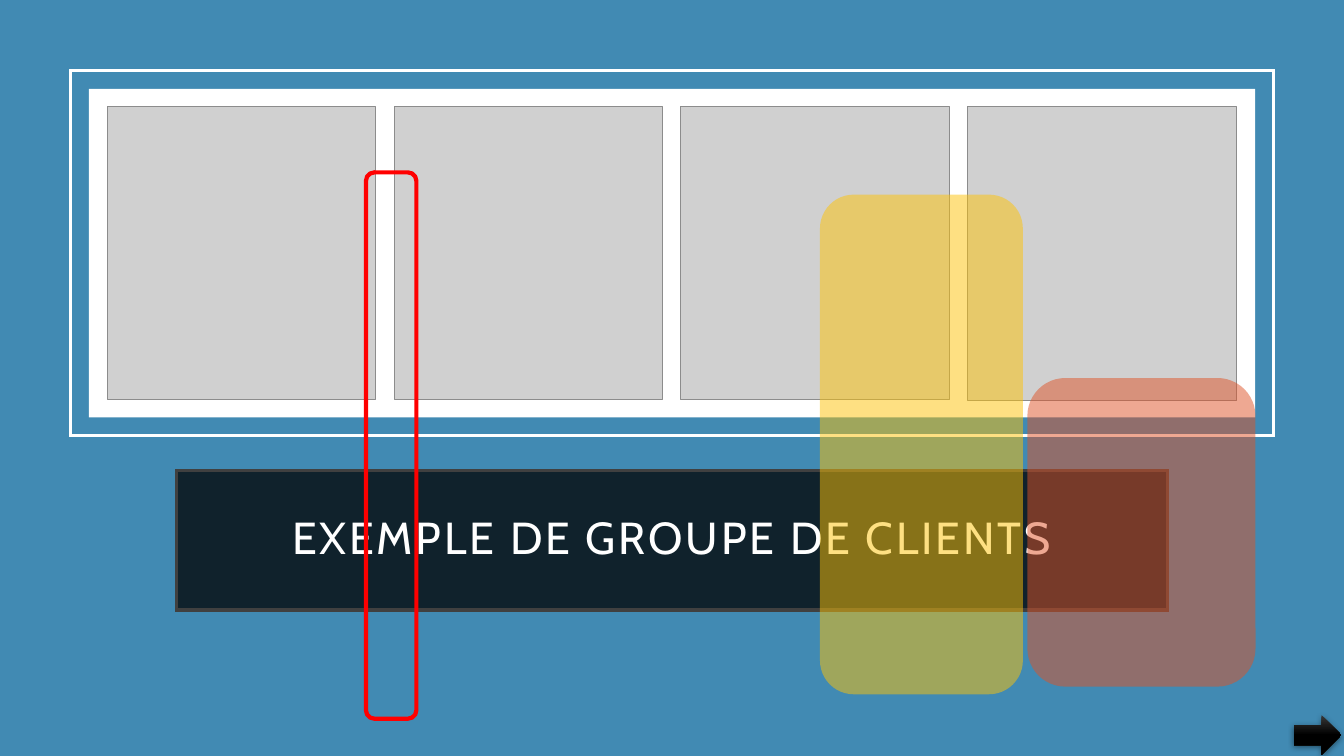
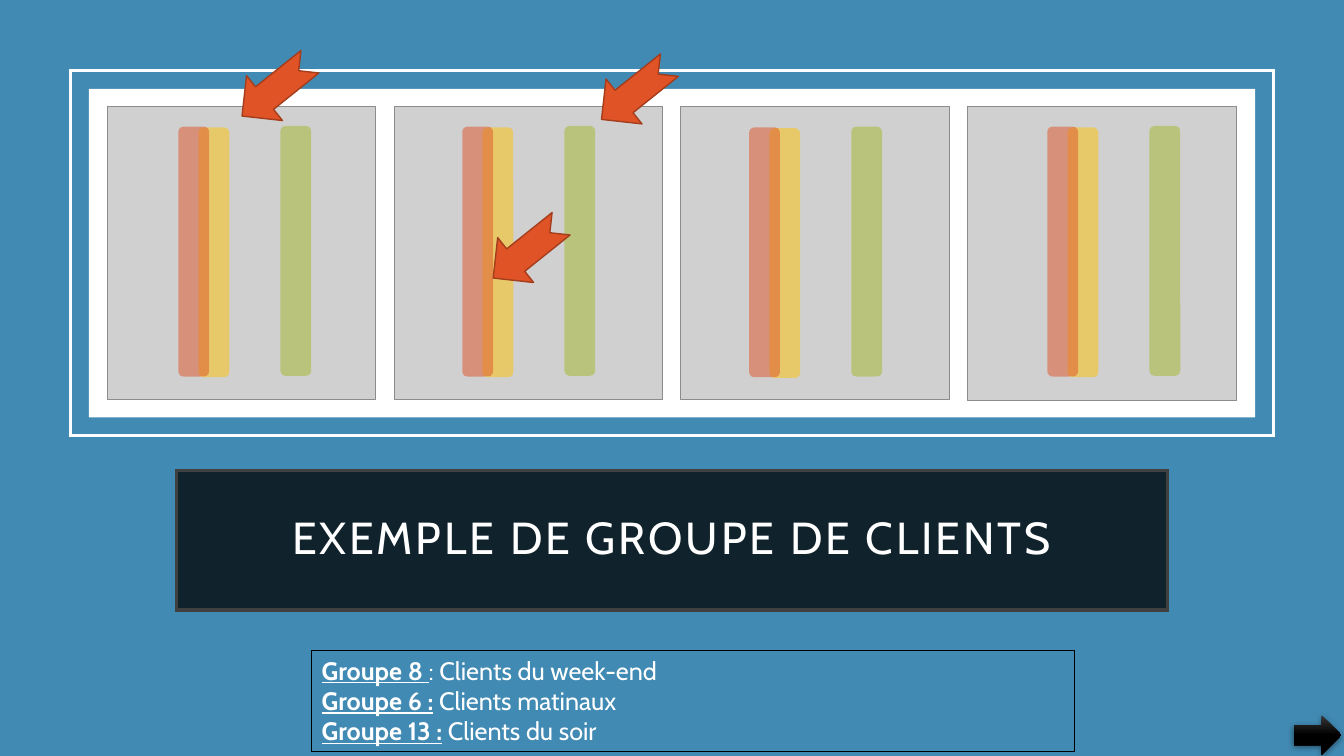
Before and after one commit to pfroide/python, a slide deck: slide 20 of Projet_5/p5.pptx. Drawn at 1344x756 pixels with LibreOffice and Linux fonts; fonts in the diff are those of the drawing; grey boxes stand for pictures. Boxes give left, top, right and bottom in pixels: in the first picture for what was removed or moved away, otherwise in the second. Text is boxed around its words. In the diff, an @@ line names an element or a change of style, - is before the commit and + after.

```diff
--- a/Projet_5/p5.pptx
+++ b/Projet_5/p5.pptx
@@ notched right arrow added at bbox=[224, 40, 328, 139], fill #DF5327, outline #A53D1D 1 pt @@
@@ notched right arrow added at bbox=[583, 43, 687, 142], fill #DF5327, outline #A53D1D 1 pt @@
@@ group added at bbox=[178, 127, 1079, 377]: 4 rounded rectangles @@
@@ group added at bbox=[199, 127, 1099, 378]: 4 rounded rectangles @@
@@ group added at bbox=[280, 126, 1181, 377]: 4 rounded rectangles @@
@@ rounded rectangle removed at bbox=[366, 172, 416, 719] @@
@@ notched right arrow added at bbox=[476, 201, 579, 300], fill #DF5327, outline #A53D1D 1 pt @@
@@ rounded rectangle removed at bbox=[820, 195, 1022, 695] @@
@@ rounded rectangle removed at bbox=[1027, 378, 1255, 687] @@
@@ rectangle added at bbox=[312, 650, 1074, 752], outline #000000 0.75 pt, 18 pt, text #FFFFFF @@
+Groupe 8 : Clients du week-end
+Groupe 6 : Clients matinaux
+Groupe 13 : Clients du soir
```
Also in this commit, not shown: 23 other slides changed.
